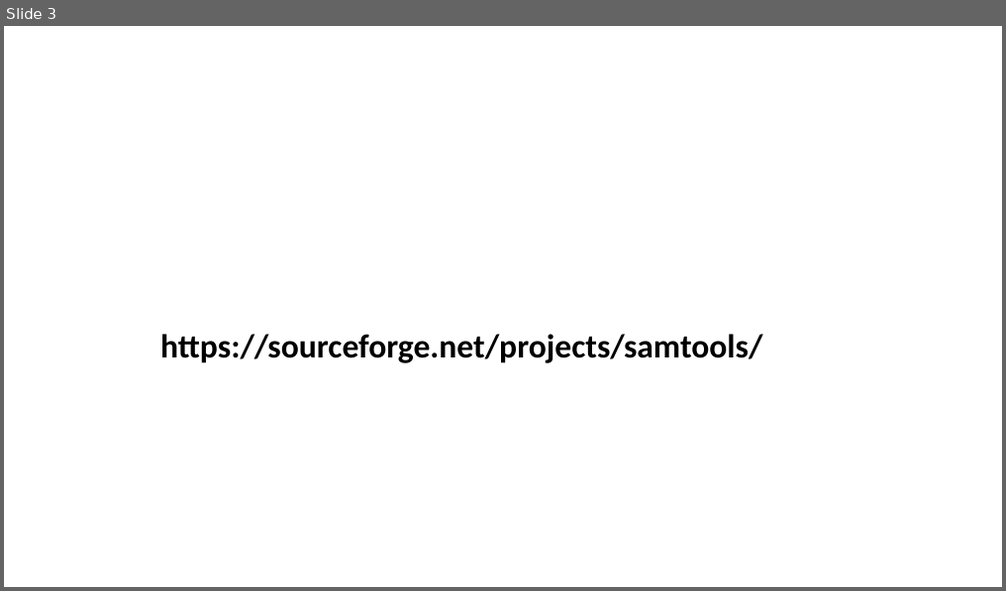
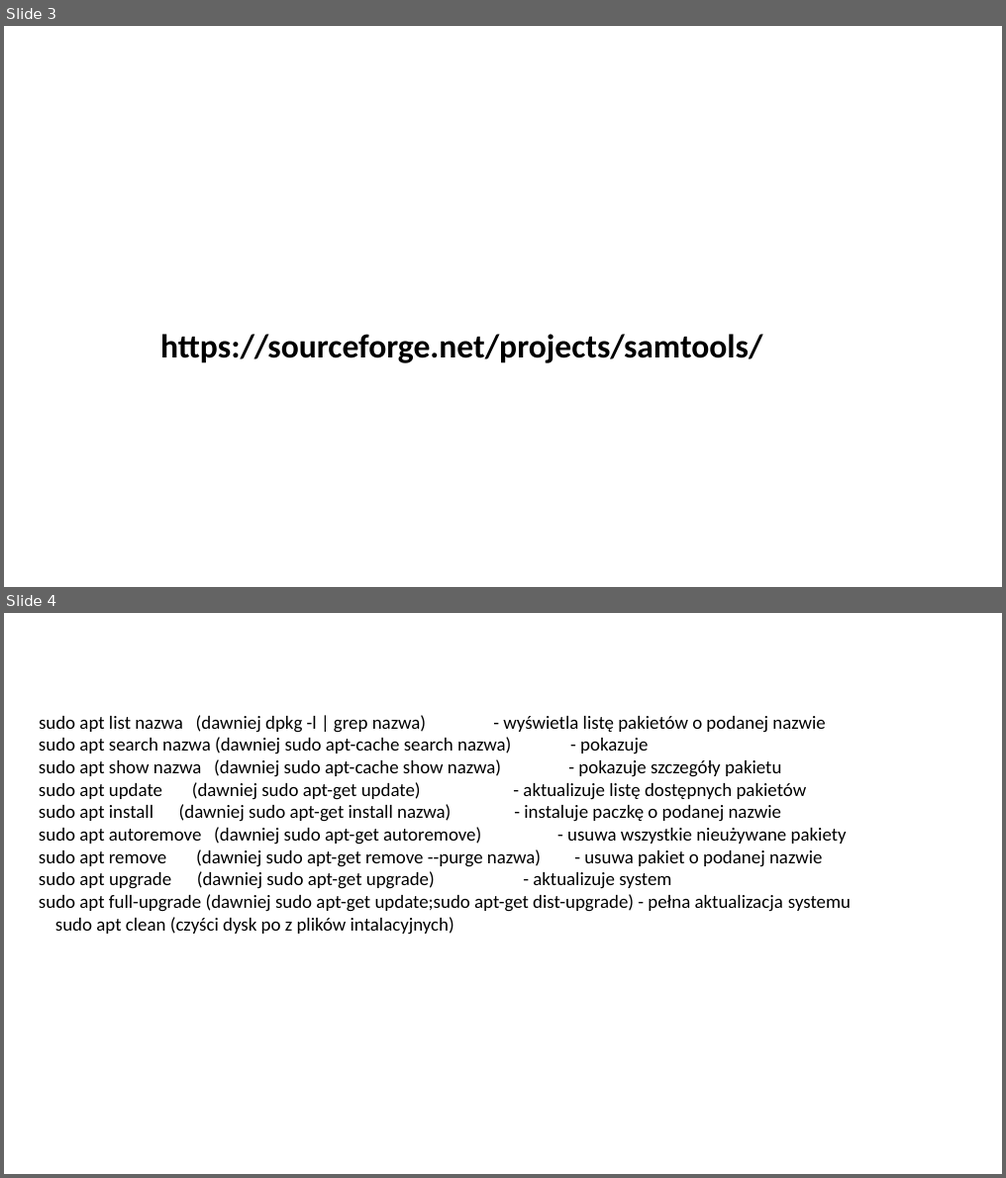
Before and after one commit to mkoter/WULS-Bioinformatics, a slide deck: Koło Bioinformatyczne.pptx. Shown one above the other, each under a label of ours: slide 3 before the commit, slides 3 and 4 after it. The pictures are 1006x591 and 1006x1178 pixels, drawn with LibreOffice and Linux fonts; fonts in the diff are those of the drawing; background and template pictures are left out. Boxes give left, top, right and bottom in pixels: in the first picture for what was removed or moved away, otherwise in the second. Text is boxed around its words. In the diff, an @@ line names an element or a change of style, - is before the commit and + after.

```diff
--- a/Koło Bioinformatyczne.pptx
+++ b/Koło Bioinformatyczne.pptx
@@ slide 4 added at [4,613,1002,1174], background #FFFFFF @@
@@ text added at [39,715,850,935], 18 pt, text #000000 @@
+sudo apt list nazwa (dawniej dpkg -l | grep nazwa) - wyświetla listę pakietów o podanej nazwie
+sudo apt search nazwa (dawniej sudo apt-cache search nazwa) - pokazuje
+sudo apt show nazwa (dawniej sudo apt-cache show nazwa) - pokazuje szczegóły pakietu
+sudo apt update (dawniej sudo apt-get update) - aktualizuje listę dostępnych pakietów
+sudo apt install (dawniej sudo apt-get install nazwa) - instaluje paczkę o podanej nazwie
+sudo apt autoremove (dawniej sudo apt-get autoremove) - usuwa wszystkie nieużywane pakiety
+sudo apt remove (dawniej sudo apt-get remove --purge nazwa) - usuwa pakiet o podanej nazwie
+sudo apt upgrade (dawniej sudo apt-get upgrade) - aktualizuje system
+sudo apt full-upgrade (dawniej sudo apt-get update;sudo apt-get dist-upgrade) - pełna aktualizacja systemu
+sudo apt clean (czyści dysk po z plików intalacyjnych)
```
